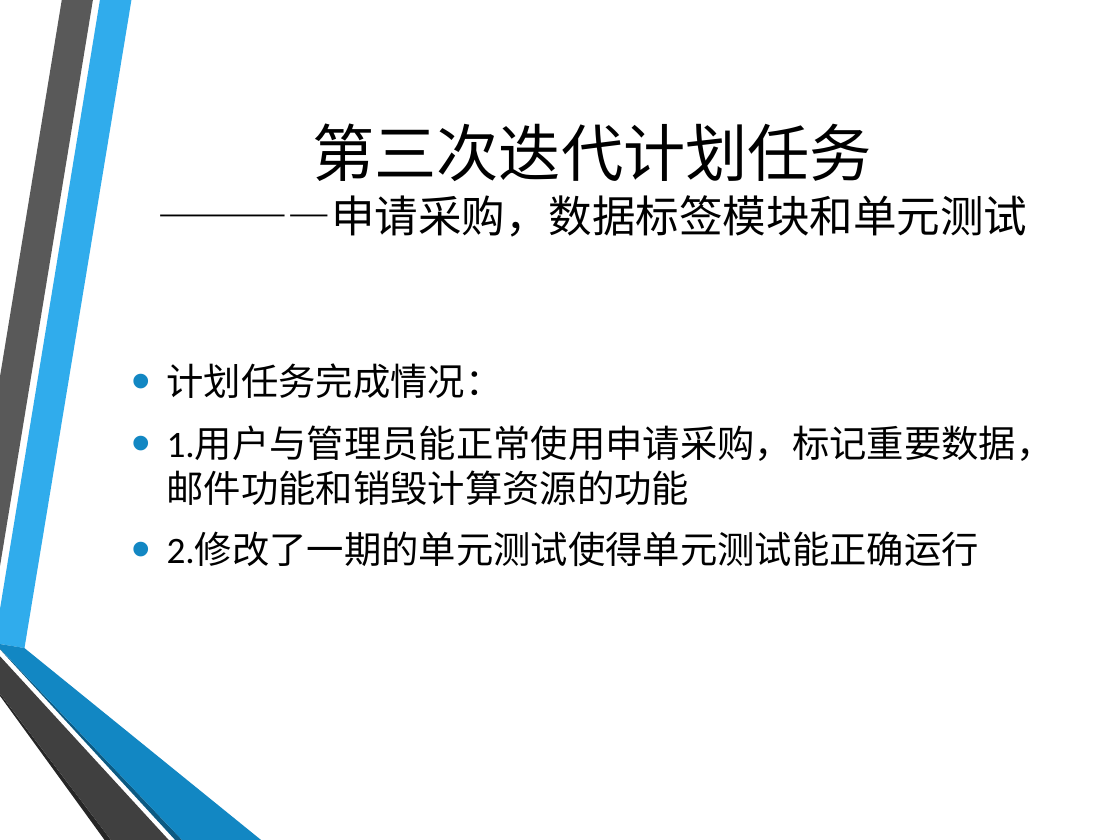
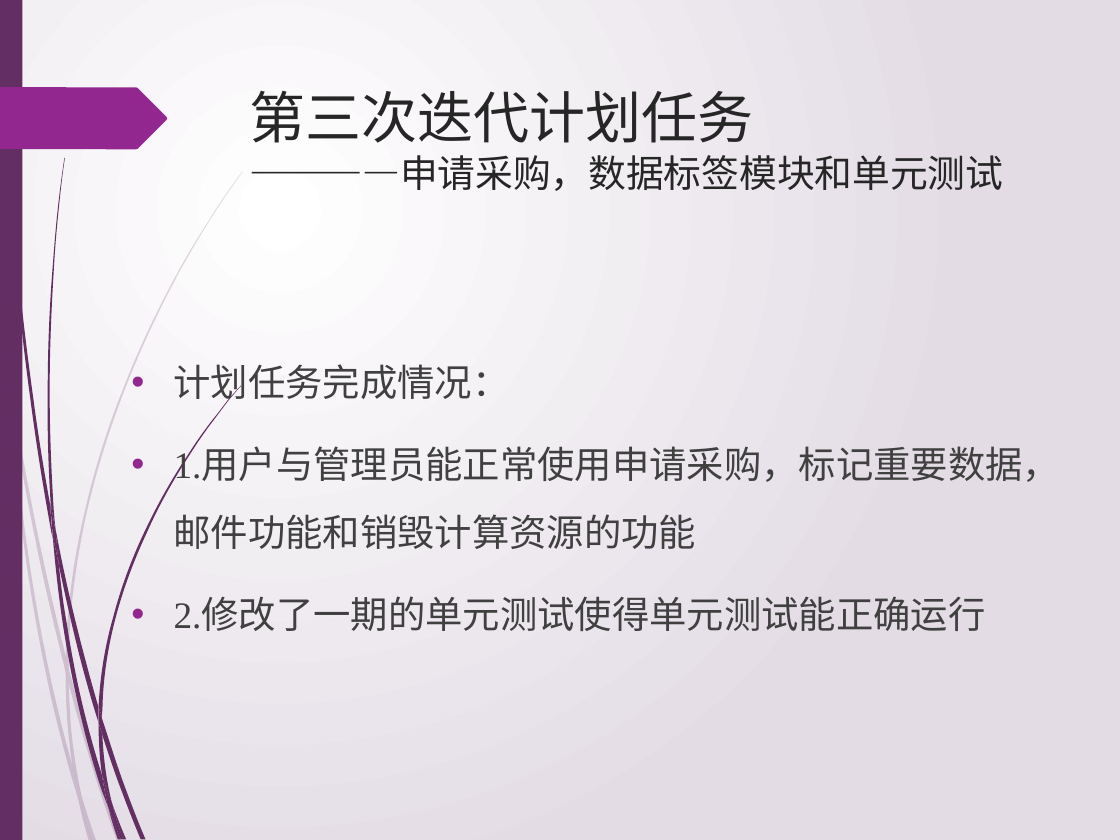
Before and after one commit to jiguanglizipao/LSMS, a slide deck: slide 3 of ppt_of_sprint/sprint3.pptx. Drawn at 1120x840 pixels with LibreOffice and Linux fonts; fonts in the diff are those of the drawing; background and template pictures are left out. Boxes give left, top, right and bottom in pixels: in the first picture for what was removed or moved away, otherwise in the second. Text is boxed around its words. In the diff, an @@ line names an element or a change of style, - is before the commit and + after.

```diff
--- a/ppt_of_sprint/sprint3.pptx
+++ b/ppt_of_sprint/sprint3.pptx
@@ background picture (left out) to gradient #FFFFFF to #E4DDE6 @@
@@ rectangle added at box(0, 0, 22, 840), fill #632E62 @@
@@ freeform shape: place and size @@
-freeform shape at box(0, 0, 93, 567)
+freeform shape at box(2, 0, 53, 539)
@@ freeform shape at box(2, 0, 53, 539): fill #595959 to #632E62 @@
@@ freeform shape added at box(0, 87, 167, 150), fill #92278F @@
@@ title "第三次迭代计划任务 ————申请采购，数据标签模块和单元测试": place and size @@
-title "第三次迭代计划任务 ————申请采购，数据标签模块和单元测试" at box(157, 123, 1027, 237)
+title "第三次迭代计划任务 ————申请采购，数据标签模块和单元测试" at box(249, 91, 1003, 191)
@@ title "第三次迭代计划任务 ————申请采购，数据标签模块和单元测试" at box(249, 91, 1003, 191): size 40 to 36 pt in "第三次迭代计划任务"; size 28 to 24.3 pt in "————申请采购，数据标签模块和单元测试"; font Calibri to Times New Roman, text colour #000000 to #262626; alignment centre to left; vertical alignment middle to top @@
@@ freeform shape: place and size @@
-freeform shape at box(0, 0, 131, 648)
+freeform shape at box(47, 158, 65, 529)
@@ freeform shape at box(47, 158, 65, 529): fill #30ACEC to #632E62 @@
@@ text "计划任务完成情况：" at box(174, 364, 1061, 631): font Calibri to Times New Roman, text colour #000000 to #404040; indent changed; line spacing 1 to 1.5; bullet colour #1287C3 to #92278F; vertical alignment middle to top @@
@@ freeform shape removed at box(0, 648, 183, 840) @@
@@ freeform shape removed at box(0, 644, 261, 840) @@
@@ freeform shape: place and size @@
-freeform shape at box(0, 693, 111, 840)
+freeform shape at box(65, 671, 81, 796)
@@ freeform shape at box(65, 671, 81, 796): fill #262626 to #632E62 at 20% opacity @@
@@ freeform shape: place and size @@
-freeform shape at box(0, 656, 169, 840)
+freeform shape at box(68, 668, 120, 840)
@@ freeform shape at box(68, 668, 120, 840): fill #404040 to #632E62 at 20% opacity @@
@@ group added at box(0, 171, 243, 840): 8 freeform shapes @@
@@ group added at box(50, 385, 242, 840): 10 freeform shapes @@
```
Also in this commit, not shown: 3 other slides changed, 2 other files.
